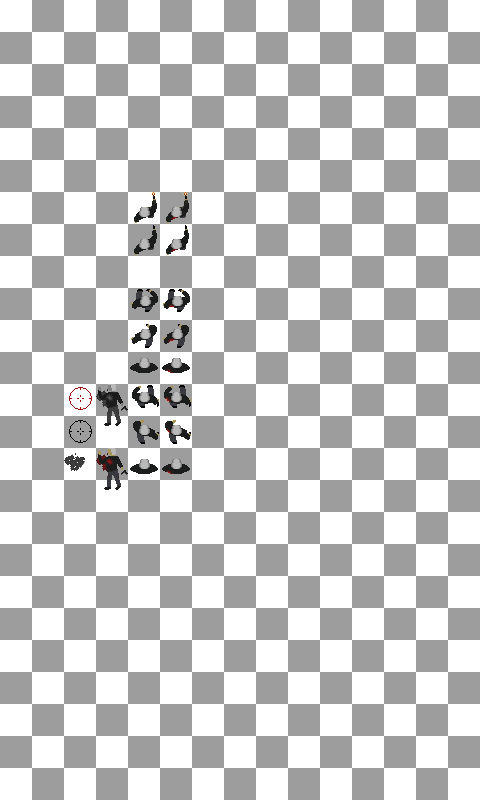
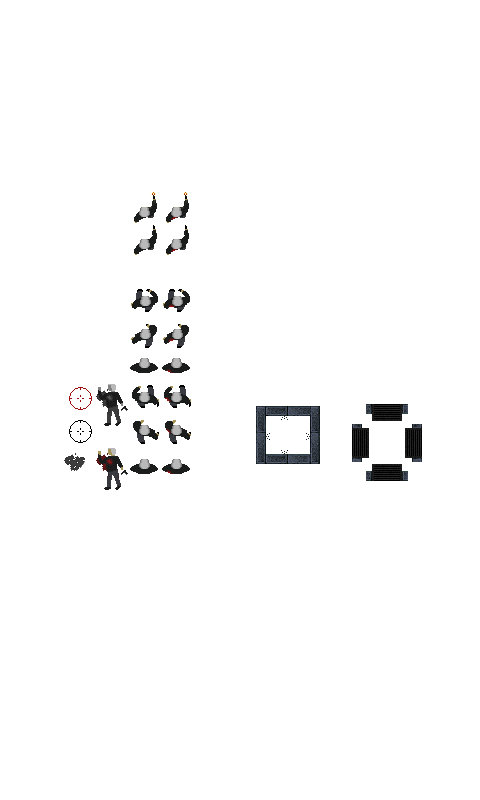
Revision of a layered 480px x 800px image; what changed, layer by layer:
added group "wall" with 14 layers above "grid" over bbox(256, 404, 422, 490)
added layer "Teinte/Saturation 2" in group "wall" over bbox(256, 406, 320, 464)
added layer "Calque 23 copie" in group "wall" over bbox(405, 428, 422, 458)
added layer "Teinte/Saturation 2 copie 2" in group "wall" over bbox(412, 424, 422, 462)
added layer "Calque 23" in group "wall" over bbox(352, 428, 369, 458)
added layer "Teinte/Saturation 2 copie" in group "wall" over bbox(352, 424, 362, 462)
added layer "Calque 23 copie 3" in group "wall" over bbox(372, 404, 402, 421)
added layer "Calque 24 copie" in group "wall" over bbox(366, 404, 408, 414)
added layer "Calque 23 copie 2" in group "wall" over bbox(372, 464, 402, 481)
added layer "Calque 24" in group "wall" over bbox(366, 471, 408, 481)
added layer "Calque 25 copie 2" (1st of 2, in "wall") in group "wall" over bbox(266, 433, 270, 440)
added layer "Calque 25 copie 2" (2nd of 2, in "wall") in group "wall" over bbox(306, 433, 310, 440)
added layer "Calque 25 copie" in group "wall" over bbox(281, 450, 288, 454)
added layer "Calque 25" in group "wall" over bbox(281, 416, 288, 420)
hid "grid" over bbox(0, 0, 480, 800)
hid "Arrière-plan" over bbox(0, 0, 480, 800)
